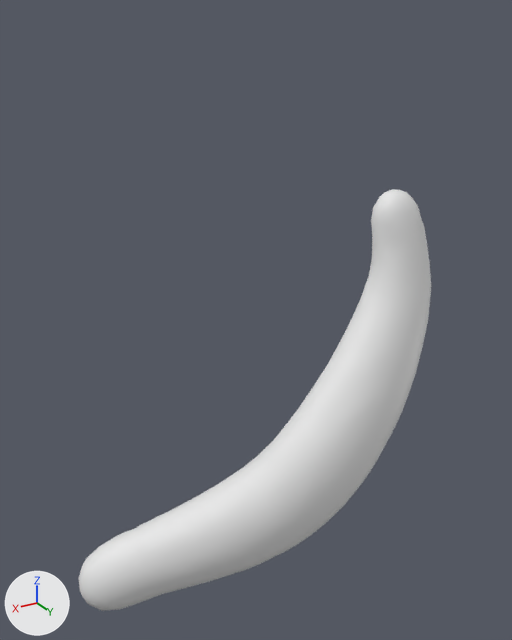
What one commit did to the FBX model assets/auras/monarca/exports/monarca_chama_frente_e.fbx.
Camera for both pictures: a 50 mm camera at (-0.08, 3.39, 3.17) aimed at (-1.67, 0.73, 1.85). The axes (+X, +Y, +Z) are drawn at lower left. The lights are the same throughout. The first picture is the older version.

Names of what the first picture shows: 'monarca_chama_frente_e'.
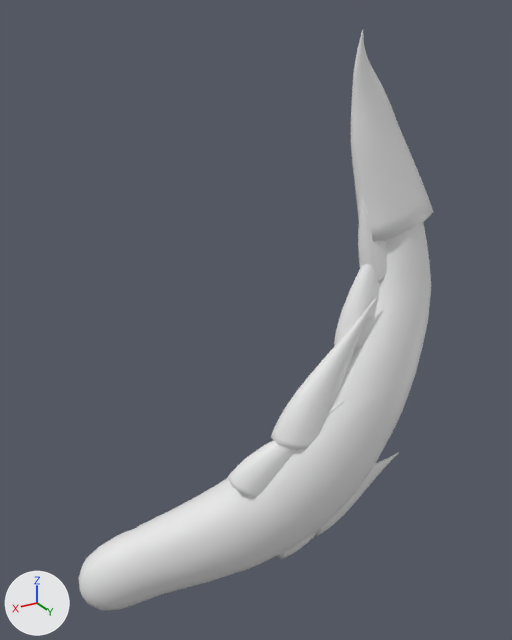
Changed parts and their boxes [x1, y1, x2, y2] in the pictures (512 x 640 px):
'monarca_chama_frente_e', reshaped (38% taller)
    before: [79, 189, 432, 611]
    after: [79, 30, 433, 611]
part 1 of me_chama_frente_e, added
    after: [351, 30, 433, 241]
part 2 of me_chama_frente_e, added
    after: [271, 297, 377, 450]
part 3 of me_chama_frente_e, added
    after: [334, 264, 380, 350]
part 4 of me_chama_frente_e, added
    after: [315, 453, 398, 536]
part 5 of me_chama_frente_e, added
    after: [358, 197, 387, 283]
part 6 of me_chama_frente_e, added
    after: [227, 401, 344, 497]
part 7 of me_chama_frente_e, added (mostly hidden)
    after: [277, 532, 316, 560]

Edits to the bpy script that builds the scene:
```text
Change me_chama_frente_e:
    used by ob_monarca_chama_frente_e; location = (0.0, 0.0, 0.0)
    remove me_chama_frente_e.from_pydata(...)  # 702 vertices, 1400 faces; spans x -2.58..-0.74, y 0.42..1.16, z 0.32..2.41
    add me_chama_frente_e.from_pydata(...)  # 2276 vertices, 4520 faces; spans x -2.6..-0.74, y 0.42..1.16, z 0.32..3.12
    me_chama_frente_e part 1: a new loose piece of 242 vertices spanning x -2.6..-2.13, y 0.74..0.97, z 2.13..3.12
    me_chama_frente_e part 2: a new loose piece of 222 vertices spanning x -2.18..-1.63, y 0.86..1.08, z 1.19..1.95
    me_chama_frente_e part 3: a new loose piece of 222 vertices spanning x -2.33..-2.01, y 0.84..1.02, z 1.63..2.33
    me_chama_frente_e part 4: a new loose piece of 222 vertices spanning x -2.36..-1.79, y 0.83..1.05, z 0.64..1.05
    me_chama_frente_e part 5: a new loose piece of 222 vertices spanning x -2.39..-2.16, y 0.82..0.96, z 1.97..2.65
    me_chama_frente_e part 6: a new loose piece of 222 vertices spanning x -1.95..-1.41, y 0.81..1.08, z 0.98..1.49
    me_chama_frente_e part 7: a new loose piece of 222 vertices spanning x -2.1..-1.63, y 0.79..1.02, z 0.53..0.86
```
